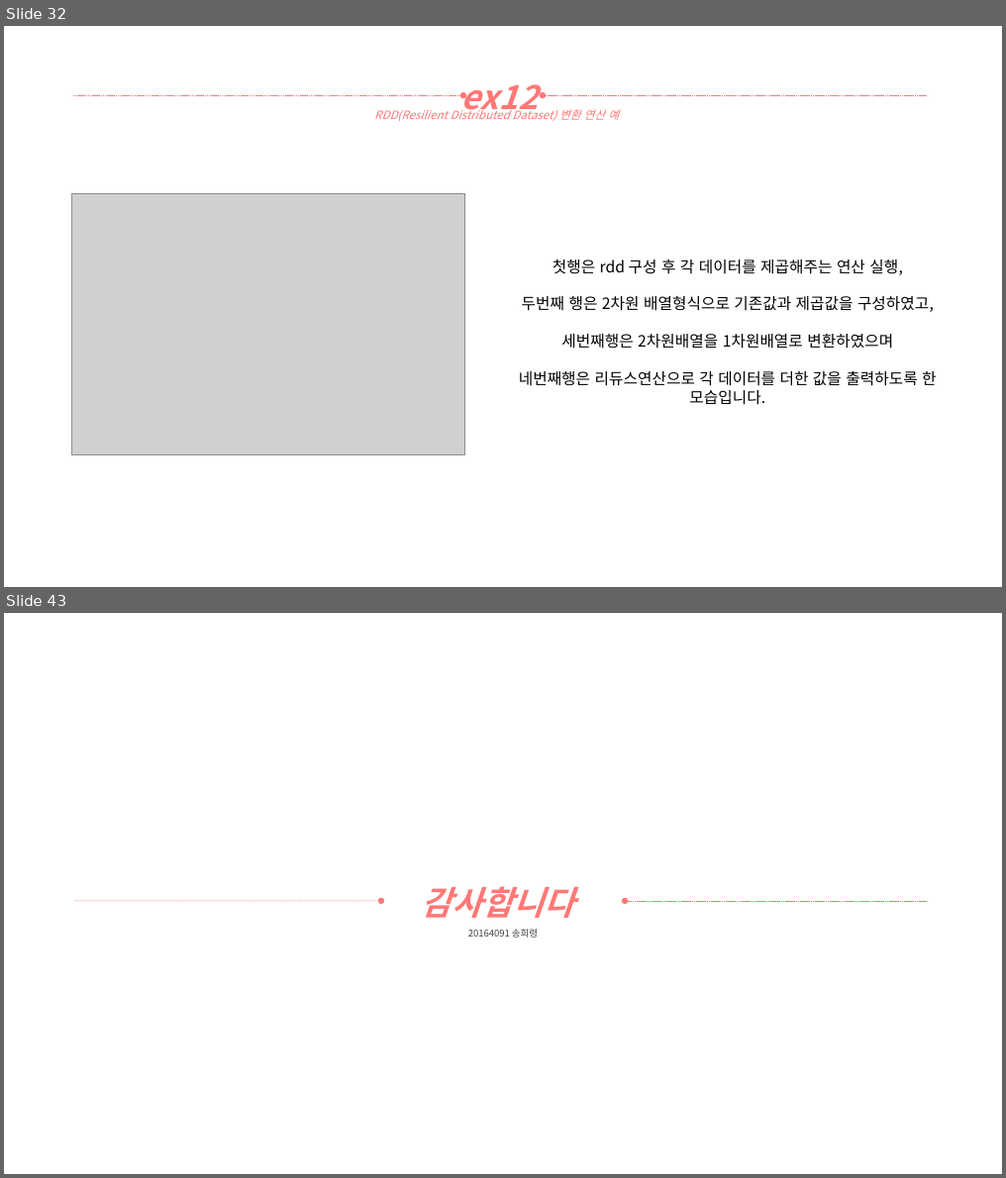
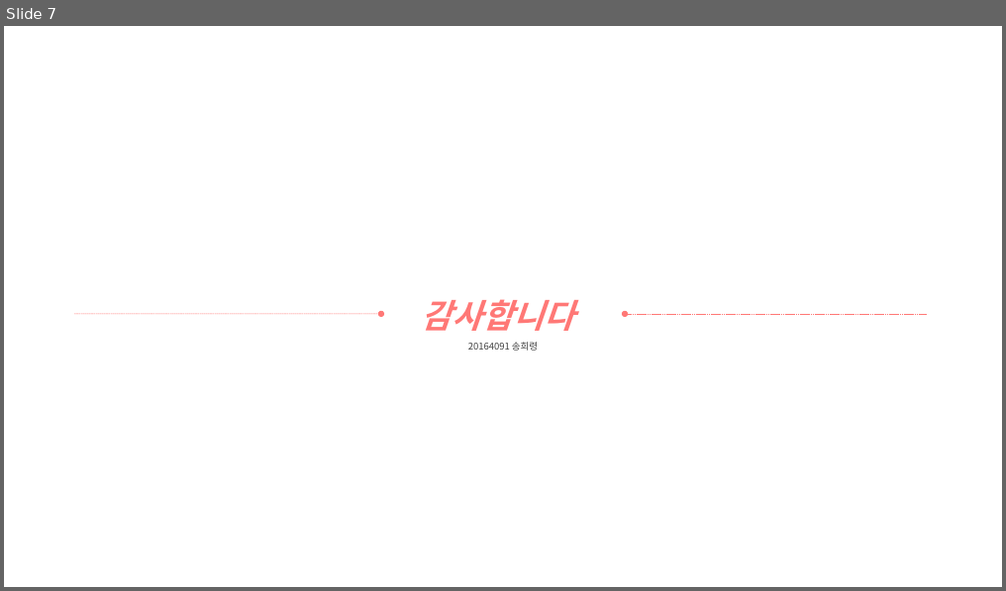
Before and after one commit to yooatom2200/Programing_Base_2, a slide deck: 1장/20164091-송희령-7주차 과제1.pptx. Shown one above the other, each under a label of ours: slides 32 and 43 before the commit, slide 7 after it; the slides between them are not shown. The pictures are 1006x1178 and 1006x591 pixels, drawn with LibreOffice and Linux fonts; fonts in the diff are those of the drawing; grey boxes stand for pictures. Boxes give left, top, right and bottom in pixels: in the first picture for what was removed or moved away, otherwise in the second. Text is boxed around its words. In the diff, an @@ line names an element or a change of style, - is before the commit and + after.

```diff
--- a/1장/20164091-송희령-7주차 과제1.pptx
+++ b/1장/20164091-송희령-7주차 과제1.pptx
@@ slide 32 removed at [4,26,1002,587], background #FFFFFF @@
@@ text removed at [461,84,539,119] @@
-ex12
@@ arrow removed from (73, 95) to (463, 95) @@
@@ text removed at [374,107,619,121] @@
-RDD(Resilient Distributed Dataset) 변환 연산 예
@@ arrow removed from (927, 95) to (543, 95) @@
@@ picture removed at [71,193,465,455] @@
@@ text removed at [519,260,936,405] @@
-첫행은 rdd 구성 후 각 데이터를 제곱해주는 연산 실행,
-두번째 행은 2차원 배열형식으로 기존값과 제곱값을 구성하였고,
-세번째행은 2차원배열을 1차원배열로 변환하였으며
-네번째행은 리듀스연산으로 각 데이터를 더한 값을 출력하도록 한 모습입니다.
@@ what was slide 43 is now slide 7 @@
```
Also in this commit, not shown: 1 slide changed, 5 slides added, 40 other slides removed, 3 other files.
